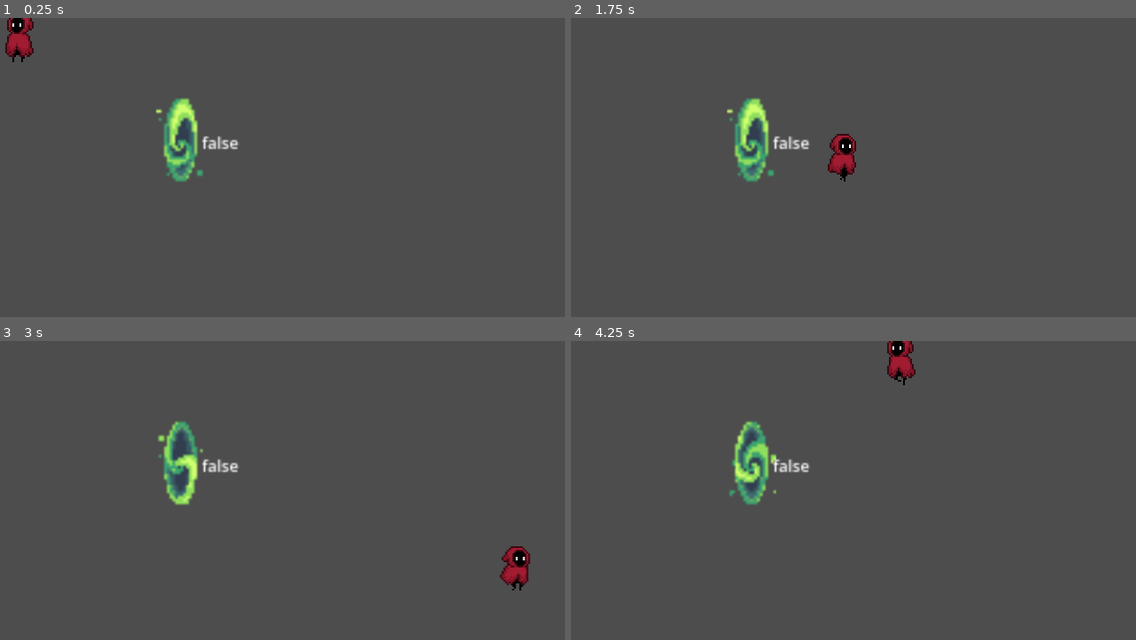
Above: before the commit, frames 1-4 (two rows, left to right).
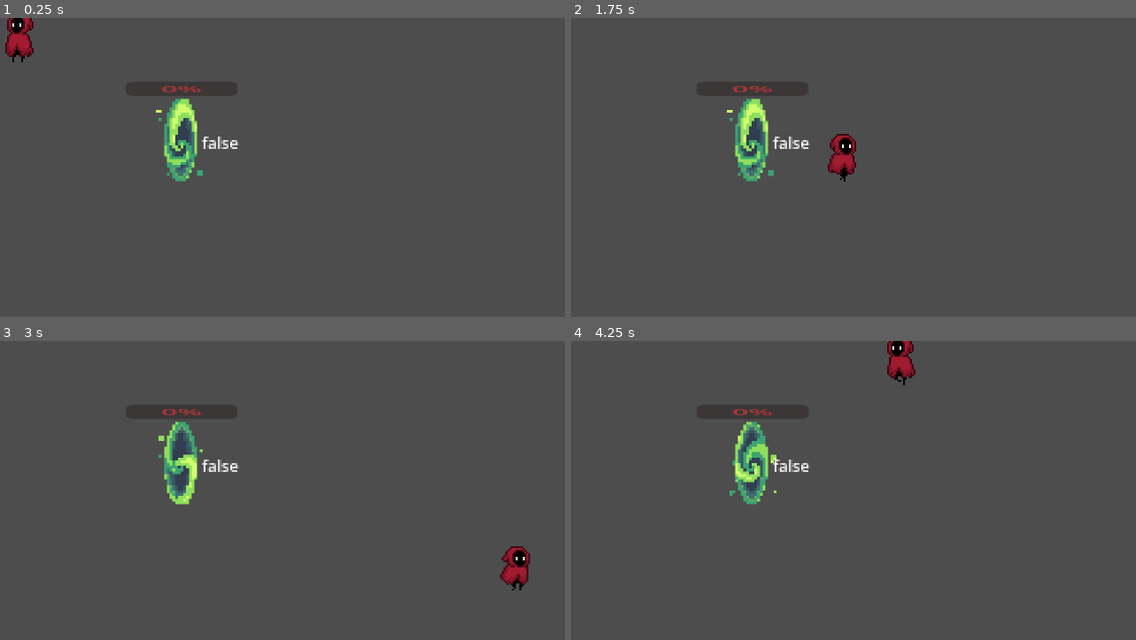
Above: after the commit, the same moments.

Repository: kosta777/LudumDare55
Game: Godot game, scene res://scenes/main.tscn
Two runs of this game, one before a commit and one after it. Both use one fixed random seed, a clock stepped at 60 frames per second and the inputs below.
Inputs:
- Up to frame 1 (0.25 s): no input
- Up to frame 2 (1.75 s): hold D (move-right) 0.53-1.28 s; tap E (interact, bound only after the commit) at 0.6, 1.35 s; hold S (move-down) from 1.28 s (still down)
- Up to frame 3 (3 s): release S (move-down) at 2.03 s; hold D (move-right) 2.03-2.78 s; tap E (interact, bound only after the commit) at 2.1, 2.85 s; hold W (move-up) from 2.78 s (still down)
- Up to frame 4 (4.25 s): release W (move-up) at 3.53 s; hold A (move-left) from 3.53 s (still down); tap E (interact, bound only after the commit) at 3.6 s

The runs differ from the first frame. In frame 1, 0.5% of the frame differs, in the area x 27-43%, y 22-55%; in frame 2, 0.5%; in frame 3, 0.5%; in frame 4, 0.5%, in the area x 28-43%, y 22-55%.

Commit message:
add portal

Diff:
--- a/project.godot
+++ b/project.godot
@@ -42,8 +42,20 @@
 "events": [Object(InputEventKey,"resource_local_to_scene":false,"resource_name":"","device":-1,"window_id":0,"alt_pressed":false,"shift_pressed":false,"ctrl_pressed":false,"meta_pressed":false,"pressed":false,"keycode":0,"physical_keycode":83,"key_label":0,"unicode":115,"echo":false,"script":null)
 ]
 }
+interact={
+"deadzone": 0.5,
+"events": [Object(InputEventKey,"resource_local_to_scene":false,"resource_name":"","device":-1,"window_id":0,"alt_pressed":false,"shift_pressed":false,"ctrl_pressed":false,"meta_pressed":false,"pressed":false,"keycode":0,"physical_keycode":69,"key_label":0,"unicode":101,"echo":false,"script":null)
+]
+}
+
+[layer_names]
+
+2d_physics/layer_1="Player"
+2d_physics/layer_2="Collidable"
+2d_physics/layer_9="Pickable"
 
 [rendering]
 
+textures/canvas_textures/default_texture_filter=0
 renderer/rendering_method="gl_compatibility"
 renderer/rendering_method.mobile="gl_compatibility"
--- a/scenes/portal.tscn
+++ b/scenes/portal.tscn
@@ -92,4 +92,18 @@
 [node name="CollisionShape2D" type="CollisionShape2D" parent="StaticBody2D"]
 shape = SubResource("CapsuleShape2D_ncugg")
 
+[node name="ProgressBar" type="ProgressBar" parent="."]
+modulate = Color(0.745098, 0.219608, 0.227451, 1)
+offset_left = -31.0
+offset_top = -33.0
+offset_right = 32.0
+offset_bottom = -6.0
+scale = Vector2(1, 0.3)
+step = 0.1
+
+[node name="Timer" type="Timer" parent="."]
+one_shot = true
+
 [connection signal="body_entered" from="PlayerDetectionArea" to="." method="_on_player_detection_area_body_entered"]
+[connection signal="body_exited" from="PlayerDetectionArea" to="." method="_on_player_detection_area_body_exited"]
+[connection signal="timeout" from="Timer" to="." method="_on_timer_timeout"]
--- a/src/portal.gd
+++ b/src/portal.gd
@@ -1,24 +1,42 @@
 extends Node2D
 
-
-var turn_on = false
+@export var spawn_time = 2 #seconds
 
 @onready var portal_text_label = $StateLabel
 @onready var portal_detection_area = $PlayerDetectionArea
+@onready var progress_bar = $ProgressBar
+@onready var timer = $Timer
 
+var turn_on = false
+var player_in_range = false
+var tween_loading = null
+var portal_loading = false
 # Called when the node enters the scene tree for the first time.
 func _ready():
-	pass # Replace with function body.
+	pass
 
 
 # Called every frame. 'delta' is the elapsed time since the previous frame.
 func _process(delta):
-	portal_text_label.text = str(turn_on)
+	portal_text_label.text = str(portal_loading)
 
+	if player_in_range and !portal_loading and Input.is_action_just_pressed("interact"):
+		portal_loading = true
+		timer.start(spawn_time)
+		progress_bar.value = 0
+		tween_loading = get_tree().create_tween()
+		tween_loading.tween_property(progress_bar, "value", 100, spawn_time)
 
-func _on_player_detection_area_area_entered(area):
-	print("player")
 
 
 func _on_player_detection_area_body_entered(body):
-	print(body)
+	player_in_range = true
+
+
+func _on_player_detection_area_body_exited(body):
+	player_in_range = false
+
+
+func _on_timer_timeout():
+	print("timer is done")
+	portal_loading = false
